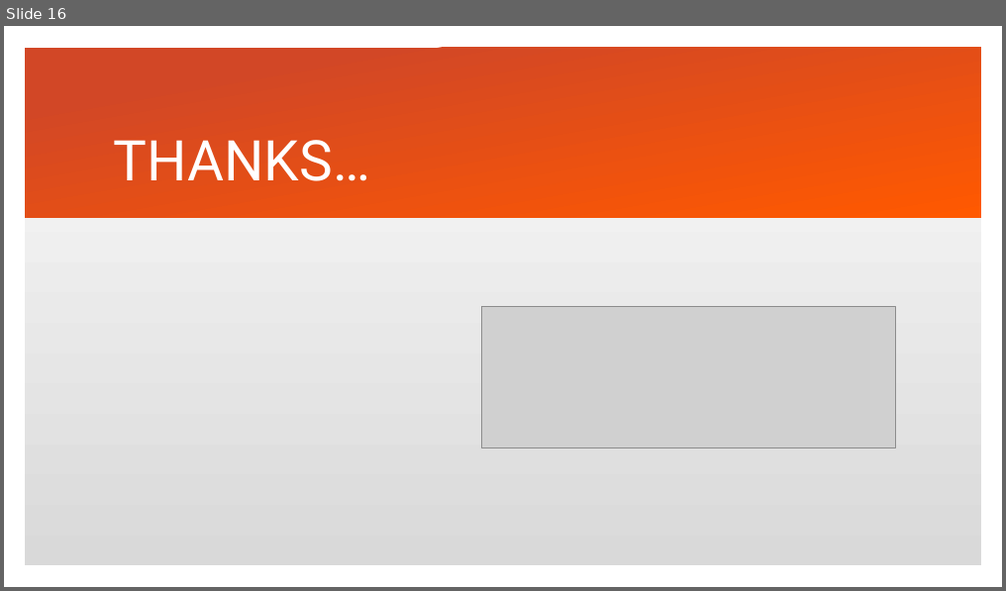
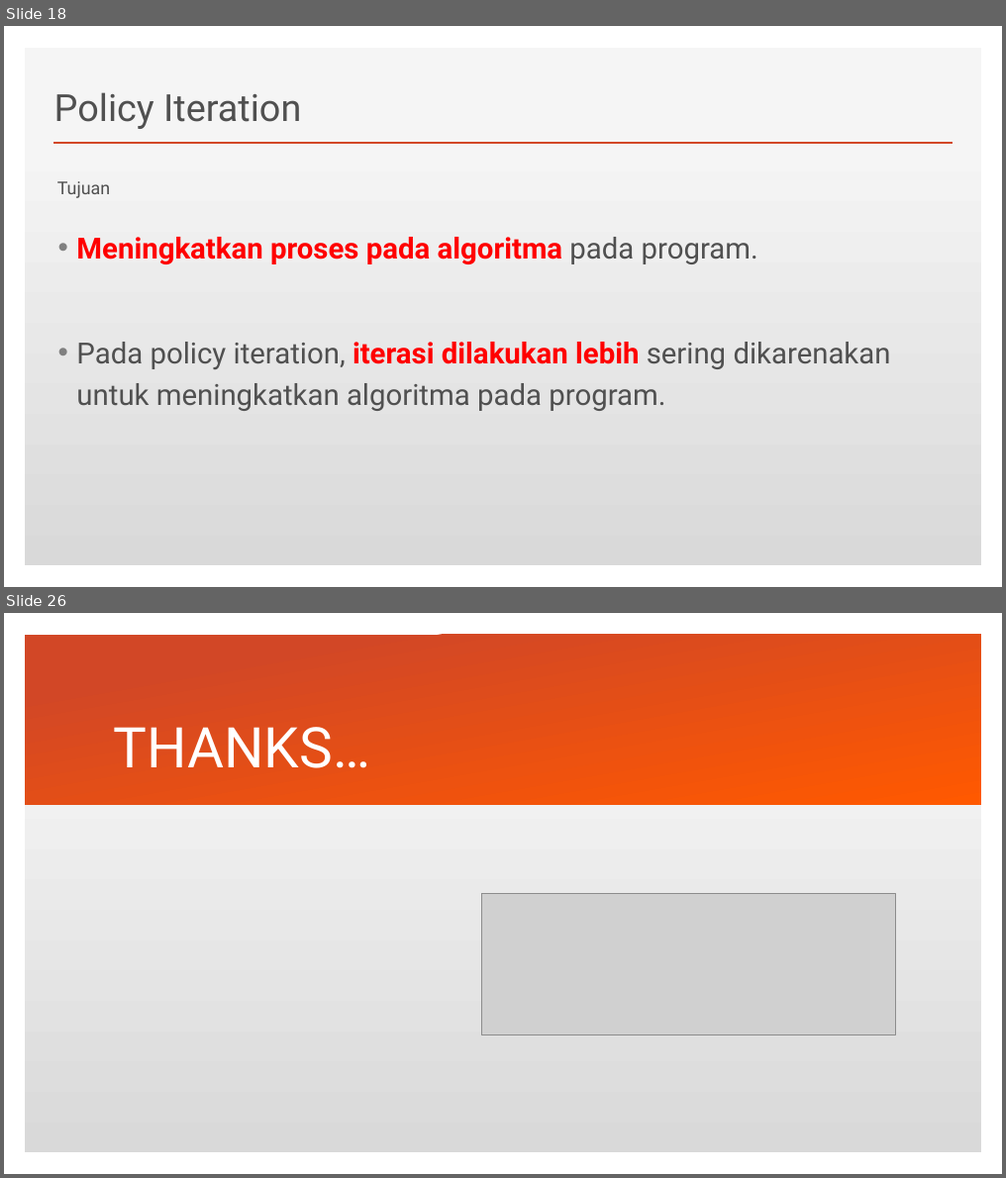
Before and after one commit to csh3l3-2017b/0b-sharing-is-caring-team_i_reinforcement_learning, a slide deck: Presentasi Kelompok Tommy.pptx. Shown one above the other, each under a label of ours: slide 16 before the commit, slides 18 and 26 after it; the slides between them are not shown. The pictures are 1006x591 and 1006x1178 pixels, drawn with LibreOffice and Linux fonts; fonts in the diff are those of the drawing; grey boxes stand for pictures. Boxes give left, top, right and bottom in pixels: in the first picture for what was removed or moved away, otherwise in the second. Text is boxed around its words. In the diff, an @@ line names an element or a change of style, - is before the commit and + after.

```diff
--- a/Presentasi Kelompok Tommy.pptx
+++ b/Presentasi Kelompok Tommy.pptx
@@ slide 18 added at box(4, 26, 1002, 587), background #FFFFFF; not listed: 2 template elements that a slide beside it also shows @@
@@ title added at box(54, 92, 301, 129), 36 pt, text #505050 @@
+Policy Iteration
@@ line added from (54, 143) to (952, 143), #D24726 2 pt @@
@@ text added at box(57, 181, 116, 197), 17 pt, text #505050 @@
+Click to edit Master text styles
@@ text added at box(57, 181, 110, 198), 17 pt, text #505050 @@
+Tujuan
@@ text added at box(76, 237, 891, 411), 28 pt, text #505050 @@
+• Meningkatkan proses pada algoritma pada program.
+• Pada policy iteration, iterasi dilakukan lebih sering dikarenakan untuk meningkatkan algoritma pada program.
@@ what was slide 16 is now slide 26 @@
```
Also in this commit, not shown: 1 slide changed, 10 other slides added, 1 slide removed, 3 other files.
